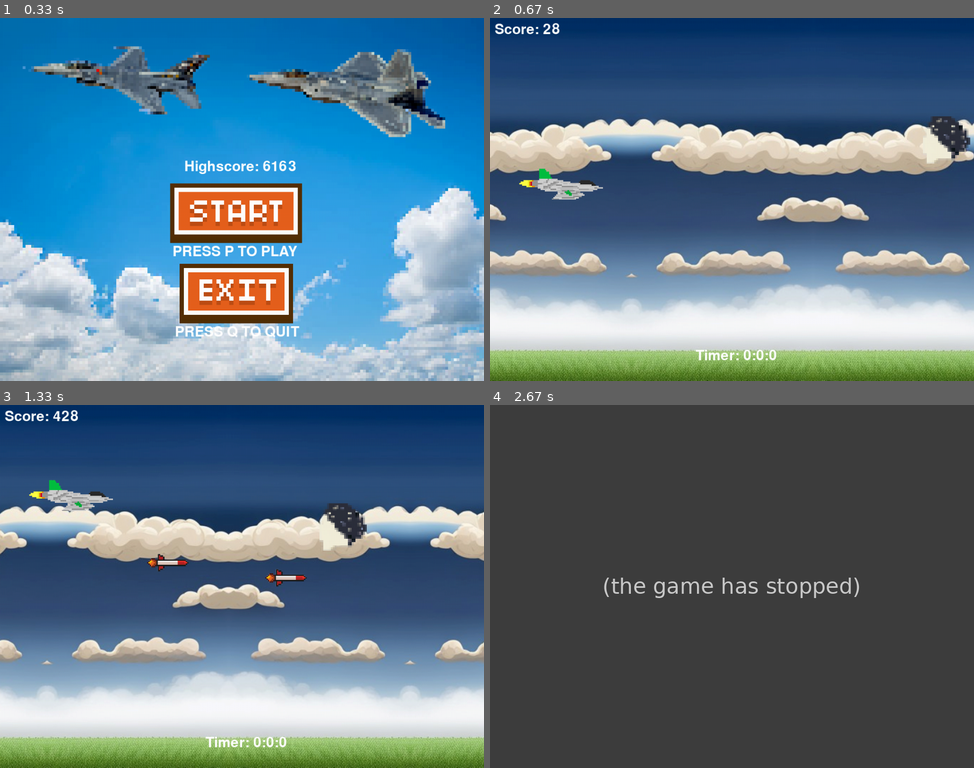
Above: before the commit, frames 1-4 (two rows, left to right).
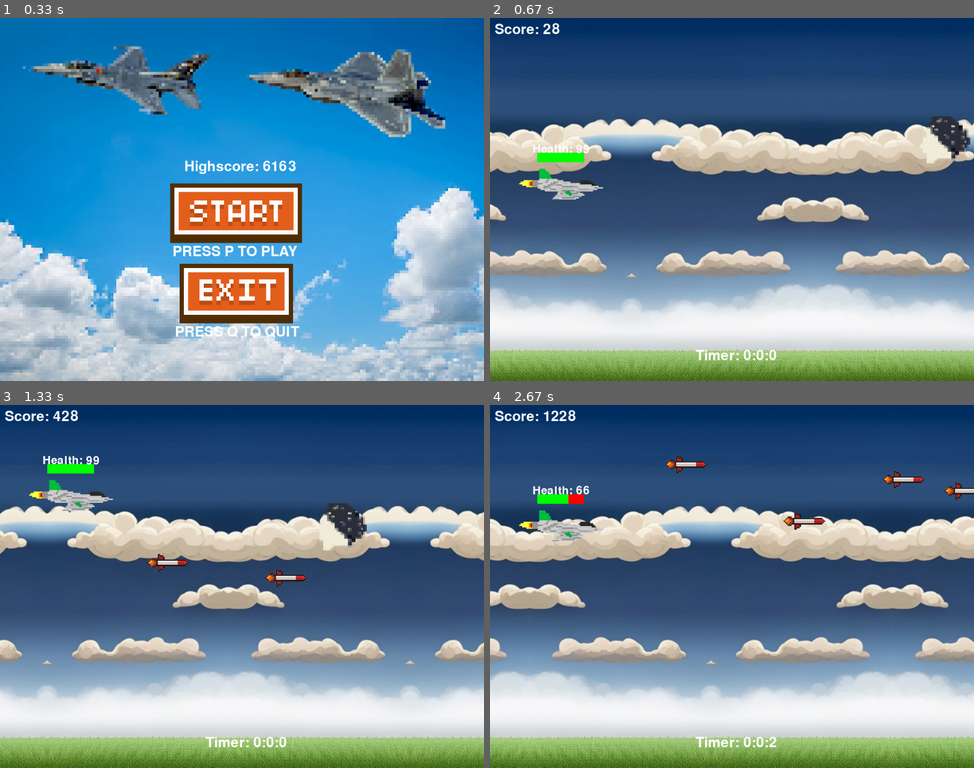
Above: after the commit, the same moments.

Repository: NezirNezirevic1054620/pygame_app
Game: pygame game, started from game.py
Two runs of this game, one before a commit and one after it. Both use one fixed random seed, a clock stepped at 60 frames per second and the inputs below.
Inputs:
- Up to frame 1 (0.33 s): no input
- Up to frame 2 (0.67 s): tap P at 0.33 s
- Up to frame 3 (1.33 s): tap Space at 0.67, 1.07 s; hold Up from 1 s (still down)
- Up to frame 4 (2.67 s): tap Space at 1.37, 1.57, 1.9, 2.3 s; release Up at 1.47 s; hold Down 1.5-1.8 s; hold Up 1.83-2.2 s; hold Down 2.23-2.6 s; hold Up from 2.63 s (still down)

Frame 1 is identical in both runs. In frame 2, 0.4% of the frame differs, in the area x 8-21%, y 34-40%; in frame 3, 0.4%; in frame 4, 100%, in the area x 0-100%, y 0-100%.
Error before the commit: AttributeError: 'JsonController' object has no attribute 'write_data' (start_game_screen.py ...; the game stopped at 2.53 s (later frames are placeholders)

Commit message:
finished health bar and bug fix meteorites

Diff:
--- a/classes/player.py
+++ b/classes/player.py
@@ -23,6 +23,10 @@
         self.rect.bottom = Player.HEIGHT / 2
         self.plane_y_position = 0
 
+        self.health = 99  # Initialize the player's health
+        self.max_health = 99  # Define the maximum health
+        self.health_bar_length = 99  # Define the length of the health bar
+
     def update(self):
         self.plane_y_position = 0
         keystate = pygame.key.get_pressed()
@@ -37,6 +41,25 @@
             self.rect.top = 0
 
     def shoot(self, all_sprites, bullets):
-        bullet = Bullet(self.rect.centerx, self.rect.top, self.bullet_image, 0.3)
+        bullet = Bullet(self.rect.centerx, self.rect.top,
+                        self.bullet_image, 0.3)
         all_sprites.add(bullet)
         bullets.add(bullet)
+
+    def draw_health_bar(self, screen):
+        bar_width = int((self.health / self.max_health)
+                        * self.health_bar_length)
+        bar_color = (0, 255, 0)  # Green when healthy
+
+        # Draw the background of the health bar
+        pygame.draw.rect(screen, (255, 0, 0), (self.rect.centerx -
+                         self.health_bar_length / 2, self.rect.top - 30, self.health_bar_length, 20))
+
+        # Draw the actual health bar
+        pygame.draw.rect(screen, bar_color, (self.rect.centerx -
+                         self.health_bar_length / 2, self.rect.top - 30, bar_width, 20))
+
+        font = pygame.font.Font(None, 36)
+        text = font.render(f"Health: {self.health}", True, (255, 255, 255))
+        screen.blit(text, (self.rect.centerx -
+                    text.get_width() / 2, self.rect.top - 50))
--- a/screens/start_game_screen.py
+++ b/screens/start_game_screen.py
@@ -27,6 +27,7 @@
 meteorite_rect = meteorite_image.get_rect()
 score_json = "data/score.json"
 
+
 # health_bar = PlayerHealth(max_health=99, width=200, height=20, x=10, y=10)
 
 def generate_meteorite_pos(SCREEN_WIDTH, SCREEN_HEIGHT):
@@ -34,6 +35,7 @@
     meteorite_y = random.randint(0, 600)
 
     return meteorite_x, meteorite_y
+
 
 def draw_meteorite(canvas, meteorite_x, meteorite_y):
     canvas.blit(meteorite_image, (meteorite_x, meteorite_y))
@@ -81,8 +83,13 @@
     all_sprites.add(player)
     json = JsonController(score_json, "r+")
     timer = Timer()
-
-    while run:
+    collision_occurred = False
+
+    active_enemies = []
+    collided_enemies = []
+    collided_meteorites = []
+
+    while run and player.health > 0:
         clock.tick(GAME_SPEED)
 
         for i in range(0, screen_tiles):
@@ -119,27 +126,33 @@
                 draw_enemy(canvas, enemy_x, enemy_y)
                 updated_enemies.append([enemy_x, enemy_y])
 
-
-
             # Check for collision
             if player.rect.colliderect(pygame.Rect(enemy_x, enemy_y, ENEMY_WIDTH, ENEMY_HEIGHT)):
                 # Handle collision
                 json.write_json(score=score)
-                run = False
+                player.health -= 33  # Reduce health by 33%
+                if player.health < 0:
+                    player.health = 0  # Ensure health doesn't go below 0
                 press_button_sound()
-                game_over_sound()
-                game_over_screen(
-                    SCREEN_HEIGHT=SCREEN_HEIGHT,
-                    SCREEN_WIDTH=SCREEN_WIDTH,
-                    canvas=canvas,
-                    font=font,
-                    text_color=text_color
-                )
-                bullets.empty()
-                enemies.clear()
-                player.remove(all_sprites)
+
+                if player.health == 0:
+                    game_over_sound()
+                    bullets.empty()
+                    enemies.clear()
+                    player.remove(all_sprites)
+                    game_over_screen(
+                        SCREEN_HEIGHT=SCREEN_HEIGHT,
+                        SCREEN_WIDTH=SCREEN_WIDTH,
+                        canvas=canvas,
+                        font=font,
+                        text_color=text_color
+                    )
+                collided_enemies.append([enemy_x, enemy_y])
+            else:
+                pass
+
         enemies = updated_enemies
-
+        enemies = [enemy for enemy in enemies if enemy not in collided_enemies]
 
         # Generate meteorites
         if meteorite_timer <= 0:
@@ -156,26 +169,34 @@
             if meteorite_x + METEORITE_WIDTH > 0:
                 draw_meteorite(canvas, meteorite_x, meteorite_y)
                 updated_meteorites.append([meteorite_x, meteorite_y])
-        meteorites = updated_meteorites
-
-        if player.rect.colliderect(pygame.Rect(meteorite_x, meteorite_y, METEORITE_WIDTH, METEORITE_HEIGHT)):
+            meteorites = updated_meteorites
+
+            if player.rect.colliderect(pygame.Rect(meteorite_x, meteorite_y, METEORITE_WIDTH, METEORITE_HEIGHT)):
                 # Handle collision
-                json.write_data(score=score)
-                run = False
+                json.write_json(score=score)
+                player.health -= 33  # Reduce health by 33%
+                if player.health < 0:
+                    player.health = 0  # Ensure health doesn't go below 0
                 press_button_sound()
-                game_over_sound()
-                game_over_screen(
-                    SCREEN_HEIGHT=SCREEN_HEIGHT,
-                    SCREEN_WIDTH=SCREEN_WIDTH,
-                    canvas=canvas,
-                    font=font,
-                    text_color=text_color
-                )
-                bullets.empty()
-                enemies.clear()
-                player.remove(all_sprites)
-
-
+
+                if player.health == 0:
+                    game_over_sound()
+                    bullets.empty()
+                    enemies.clear()
+                    player.remove(all_sprites)
+                    game_over_screen(
+                        SCREEN_HEIGHT=SCREEN_HEIGHT,
+                        SCREEN_WIDTH=SCREEN_WIDTH,
+                        canvas=canvas,
+                        font=font,
+                        text_color=text_color
+                    )
+                collided_meteorites.append([meteorite_x, meteorite_y])
+            else:
+                pass
+
+        meteorites = [
+            meteorite for meteorite in meteorites if meteorite not in collided_meteorites]
 
         for bullet in bullets:
             # Check for collision
@@ -189,9 +210,12 @@
                     score_counter = font.render(
                         f'Score: {score // 60}', True, (255, 255, 255))
 
-
-
         all_sprites.draw(canvas)
+
+        # Draw the player's health bar
+        if player.health > 0:
+            player.draw_health_bar(canvas)
+
         pygame.display.flip()
         for event in pygame.event.get():
             if event.type == pygame.QUIT:
